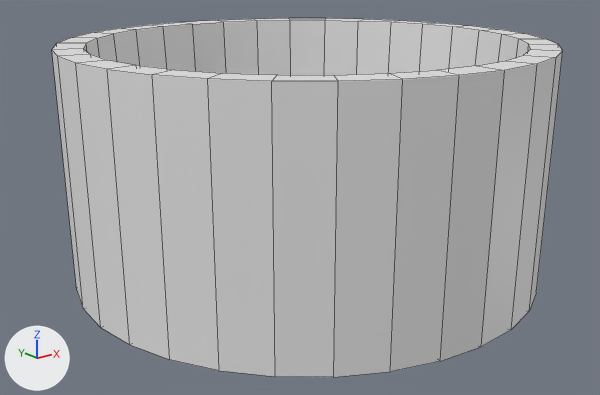
The Blender file cupholder/base.blend as it was, and as the next commit left it.
Camera for both pictures: a 50 mm camera at (-81.1, -99.8, 52.0) aimed at (-2.2, -1.1, 12.5). Every picture has the same lights, and +X, +Y and +Z are marked at lower left. Mesh edges are drawn as thin lines.
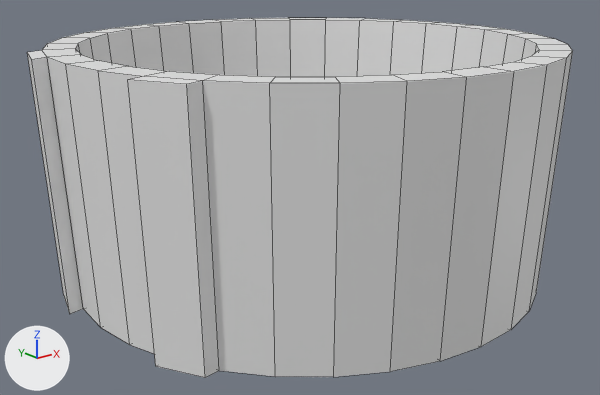
Edits to the bpy script that builds the scene:
```text
Change me_circle_002:
    used by ob_circle_002; location = (0.0, 0.0, 0.0); scale = (0.427, 0.427, 0.92)
    remove me_circle_002.from_pydata(...)  # 132 vertices, 132 faces; spans x -88.0..88.0, y -88.0..88.0, z 0.0..40.0
    add me_circle_002.from_pydata(...)  # 148 vertices, 148 faces; spans x -94.0..91.0, y -91.0..91.0, z 0.0..40.0
    me_circle_002 part 1
    10 faces are deleted
    4 vertices in x 15.0..49.0, y -86.0..-73.0, z 40.0 move by (1.0, -3.0, 0.0)
    4 vertices in x 73.0..86.0, y -49.0..-15.0, z 40.0 move by (3.0, -1.0, 0.0)
    4 vertices in x -49.0..-15.0, y 73.0..86.0, z 40.0 move by (-1.0, 3.0, 0.0)
    4 vertices in x 73.0..86.0, y 15.0..49.0, z 40.0 move by (3.0, 1.0, 0.0)
    4 vertices in x 15.0..49.0, y 73.0..86.0, z 40.0 move by (1.0, 3.0, 0.0)
    4 vertices in x -49.0..-15.0, y -86.0..-73.0, z 40.0 move by (-1.0, -3.0, 0.0)
    40 vertices move from x -88.0..88.0, y -88.0..88.0, z 40.0 to x -91.0..91.0, y -91.0..91.0, z 0.0..40.0
    16 vertices are added at x -94.0..-76.0, y -51.0..35.0, z 0.0..40.0
    26 new faces join them
```

Pixel boxes [x1, y1, x2, y2] of what changed, in the pictures (600 x 395 px):
'Circle.002', reshaped (7% wider)
    before: [52, 18, 563, 377]
    after: [27, 18, 573, 378]
